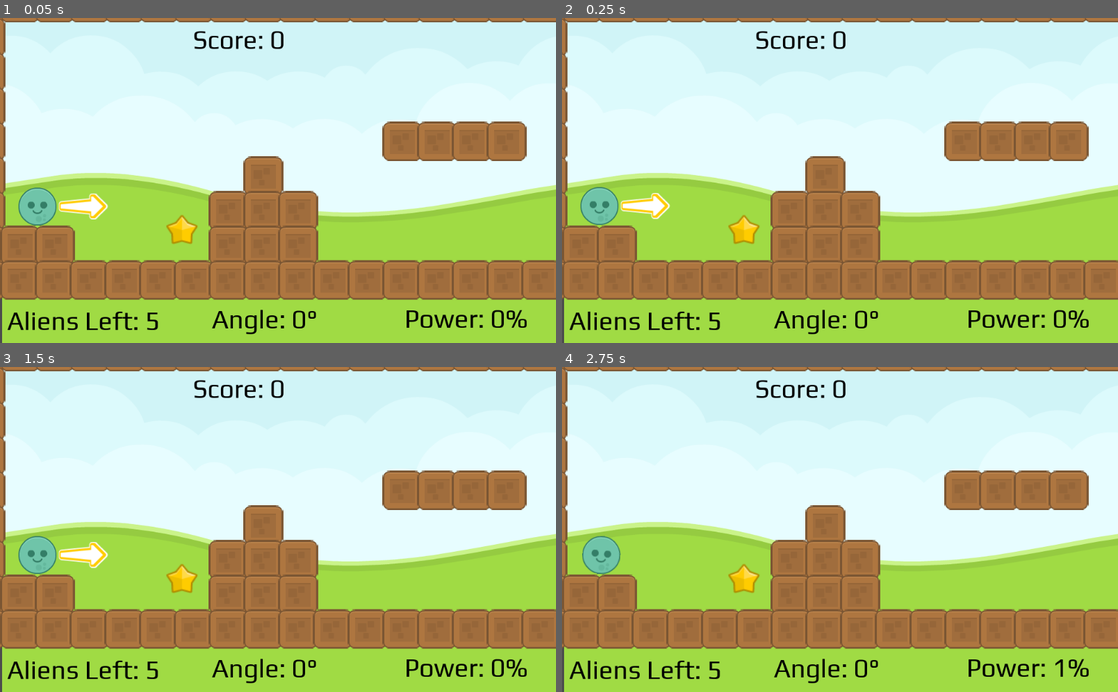
Above: before the commit, frames 1-4 (two rows, left to right).
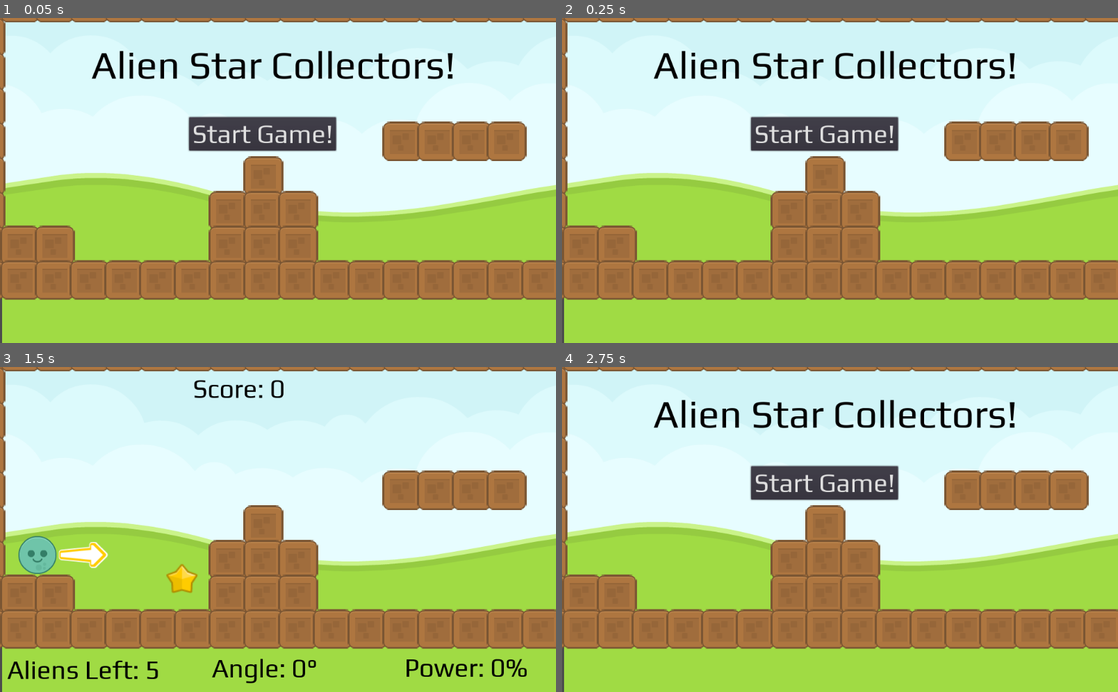
Above: after the commit, the same moments.

Repository: bsu-cs315/P1-ncbarber
Game: Godot game, scene res://src/Level.tscn
The game is run twice, just before and just after one commit, with the same random seed, the same clock (stepped at 60 frames per second) and the same inputs.
Inputs (mouse positions are in pixels of both pictures, inside the frame that each line leads up to):
- Up to frame 1 (0.05 s): no input
- Up to frame 2 (0.25 s): no input
- Up to frame 3 (1.5 s): click (261, 484) at 0.5 s, where only the run after the commit has a clickable "Start Game!"; tap Enter at 1.25 s; hold Left (decrease power) from 1.28 s (still down)
- Up to frame 4 (2.75 s): tap Right (increase power) at 1.55, 2.1 s; tap R (restart) at 2 s; release Left (decrease power) at 2.03 s; tap Space (launch) at 2.3 s

The runs differ from the first frame. In frame 1, 7.8% of the frame differs, in the area x 1-95%, y 3-98%; in frame 2, 7.8%; in frame 3, nothing differs; in frame 4, 7.4%.

Commit message:
Add Title Screen

Diff:
--- a/project/src/Ball.gd
+++ b/project/src/Ball.gd
@@ -41,14 +41,14 @@
 	if Input.is_action_pressed("increase power"):
 		if _is_launched == false:
 			_exit_speed += _power* delta
-			_exit_speed = clamp(_exit_speed, 0, 900)
+			_exit_speed = clamp(_exit_speed, 1, 900)
 			emit_signal("power_changed", _power)
 
 	#When we hit left or A we make the power decrease, and send out the value
 	if Input.is_action_pressed("decrease power"):
 		if _is_launched == false:
 			_exit_speed -= _power * delta
-			_exit_speed = clamp(_exit_speed, 0, 900)
+			_exit_speed = clamp(_exit_speed, 1, 900)
 			emit_signal("power_changed", _power)
 
 
--- a/project/src/Level.gd
+++ b/project/src/Level.gd
@@ -4,39 +4,48 @@
 var _score = 0
 var _sleep_counter = 0
 var _star_hit = false
+var _game_started = false
 
 #On start spawn in the Alien and Star
 func _ready():
+	$HUD/FinalScore.visible = false
+	$HUD/Score.visible = false
+	$HUD/AliensCount.visible = false
+	$HUD/Angle.visible = false
+	$HUD/Power.visible = false
+
+func start_game():
 	spawn_alien()
 	spawn_star()
-
+	_game_started = true
 
 func _process(_delta):
+	if _game_started == true:
 	#Every Frame looking for if the amount of aliens launched is at 0
 	#If it is greater than 0 then it will watch to update the HUD
-	if _aliens_left > 0:
-		$HUD/FinalScore.visible = false
-		$HUD/Score.visible = true
-		$HUD/AliensCount.visible = true
-		$HUD/Angle.visible = true
-		$HUD/Power.visible = true
-		var _power = $Ball.get_power()
-		var _angle = $Ball.get_angle()
-		on_Power_update(_power)
-		on_Angle_update(_angle)
-	#If there are no more aliens left it will show the game over screen
-	elif _aliens_left == 0:
-		$HUD/FinalScore.visible = true
-		$HUD/Score.visible = false
-		$HUD/AliensCount.visible = false
-		$HUD/Angle.visible = false
-		$HUD/Power.visible = false
-		$HUD/FinalScore.text = "GAME OVER\nFinal Score: " + str(_score)
-	$HUD/AliensCount.text = "Aliens Left: " + str(_aliens_left)
-	$HUD/Score.text = "Score: " + str(_score)
-	#Simple Restart Button "R"
-	if Input.is_action_just_pressed("restart"):
-		restart()
+		if _aliens_left > 0:
+			$HUD/FinalScore.visible = false
+			$HUD/Score.visible = true
+			$HUD/AliensCount.visible = true
+			$HUD/Angle.visible = true
+			$HUD/Power.visible = true
+			var _power = $Ball.get_power()
+			var _angle = $Ball.get_angle()
+			on_Power_update(_power)
+			on_Angle_update(_angle)
+		#If there are no more aliens left it will show the game over screen
+		elif _aliens_left == 0:
+			$HUD/FinalScore.visible = true
+			$HUD/Score.visible = false
+			$HUD/AliensCount.visible = false
+			$HUD/Angle.visible = false
+			$HUD/Power.visible = false
+			$HUD/FinalScore.text = "GAME OVER\nFinal Score: " + str(_score)
+		$HUD/AliensCount.text = "Aliens Left: " + str(_aliens_left)
+		$HUD/Score.text = "Score: " + str(_score)
+		#Simple Restart Button "R"
+		if Input.is_action_just_pressed("restart"):
+			restart()
 
 #When this is called it loads and instance of the Alien at the launch position
 #This also connects the sleeping_state_changed to my function for when the sleeping state is changed
@@ -106,3 +115,9 @@
 
 func restart():
 	var _restart_game = get_tree().change_scene("res://src/Level.tscn")
+
+
+func _on_Button_pressed():
+	$HUD/Button.visible = false
+	$HUD/GameLabel.visible = false
+	start_game()
--- a/project/src/Level.tscn
+++ b/project/src/Level.tscn
@@ -50,6 +50,14 @@
 
 [sub_resource type="DynamicFont" id=7]
 size = 52
+font_data = ExtResource( 5 )
+
+[sub_resource type="DynamicFont" id=8]
+size = 48
+font_data = ExtResource( 5 )
+
+[sub_resource type="DynamicFont" id=9]
+size = 72
 font_data = ExtResource( 5 )
 
 [node name="Level" type="Node2D"]
@@ -123,5 +131,24 @@
 "_edit_use_anchors_": false
 }
 
+[node name="Button" type="Button" parent="HUD"]
+margin_left = 347.963
+margin_top = 184.084
+margin_right = 618.963
+margin_bottom = 246.084
+custom_fonts/font = SubResource( 8 )
+text = "Start Game!"
+
+[node name="GameLabel" type="Label" parent="HUD"]
+margin_left = 168.369
+margin_top = 44.8985
+margin_right = 839.369
+margin_bottom = 128.898
+custom_fonts/font = SubResource( 9 )
+custom_colors/font_color = Color( 0, 0, 0, 1 )
+text = "Alien Star Collectors!"
+
 [node name="StarSound" type="AudioStreamPlayer" parent="."]
 stream = ExtResource( 1 )
+
+[connection signal="pressed" from="HUD/Button" to="." method="_on_Button_pressed"]
Not shown: 1 places in project/src/Level.tscn that only renumber resources
